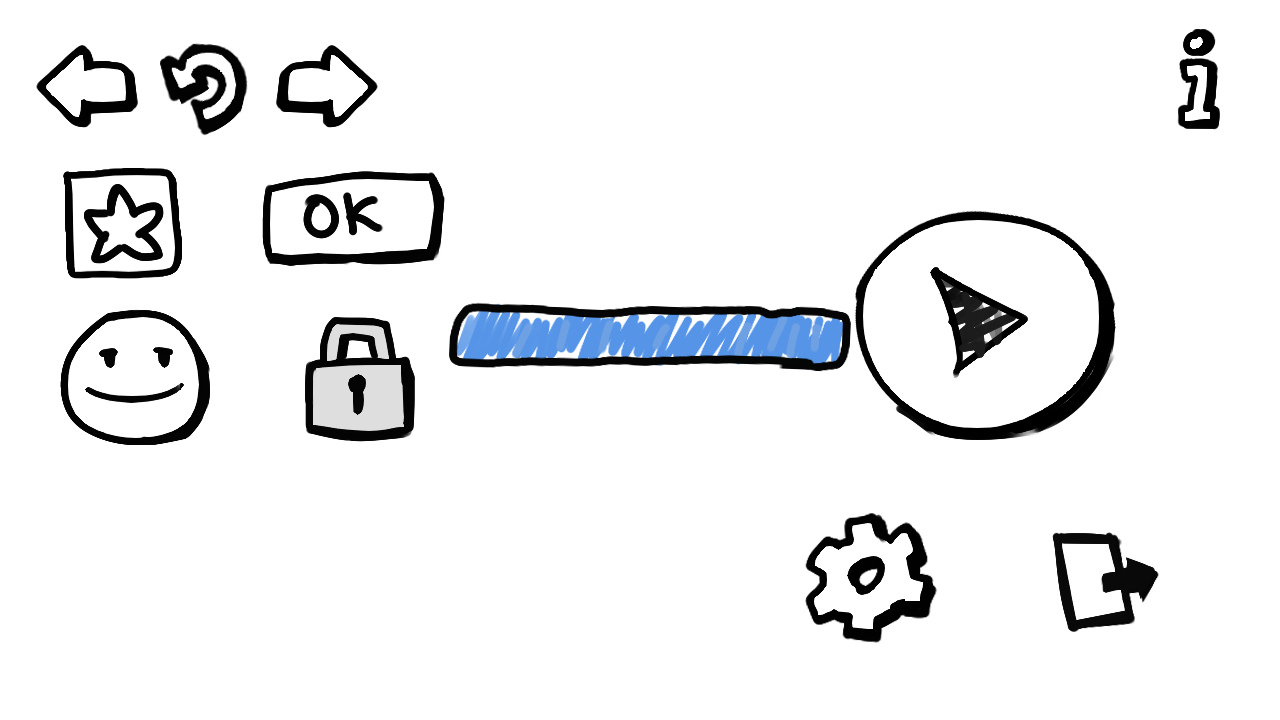
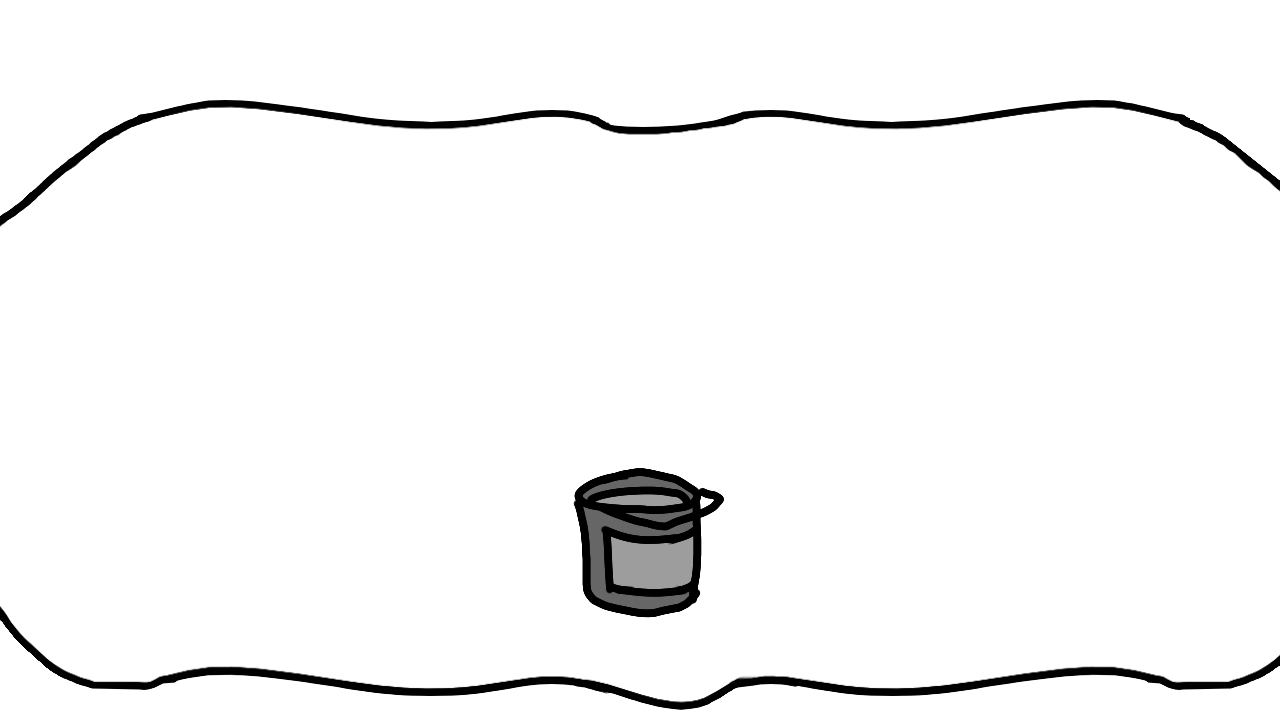
Two versions of the same layered image (1280 × 720). Layer-by-layer changes:
added group "Foreground" (1st of 2) with 3 layers above "Paint" over [0, 28, 1280, 710]
added layer "Foreground" (2nd of 2, in "Foreground") in group "Foreground" over [0, 28, 1280, 710]
added group "Paint" with 4 layers above "Loading" over [512, 468, 768, 704]
added layer "BucketIdlePressed" in group "Paint" over [573, 468, 724, 618]
added layer "BucketIdle" in group "Paint" over [573, 468, 724, 618]
hid group "Loading" (2 layers) over [449, 256, 887, 384]
painted on "Over" over [449, 256, 887, 384]
painted on "Bar" over [449, 256, 887, 384]
hid group "Diff Lock" (1 layers) over [198, 302, 518, 442]
painted on "Lock" over [198, 302, 518, 442]
hid group "Diff Easy" (2 layers) over [0, 222, 210, 445]
painted on "EzUp" over [0, 222, 210, 445]
painted on "EzDown" over [0, 222, 210, 445]
hid group "Ok Button" (2 layers) over [194, 75, 514, 331]
painted on "OkDown" over [194, 75, 514, 331]
hid group "Level Button" (5 layers) over [0, 136, 186, 328]
hid group "Restart Button" (2 layers) over [117, 43, 376, 194]
hid group "Next Button" (2 layers) over [223, 45, 418, 130]
hid group "Settings Button" (2 layers) over [704, 488, 938, 644]
painted on "GearUp" over [704, 488, 938, 640]
hid group "About Button" (2 layers) over [1085, 28, 1280, 192]
hid group "Play Button" (2 layers) over [768, 128, 1216, 576]
painted on "PlayUp" over [768, 128, 1216, 576]
hid "PlayDown", painted on it over [838, 210, 1116, 440]
…and 2 more changes (2 visibility)
